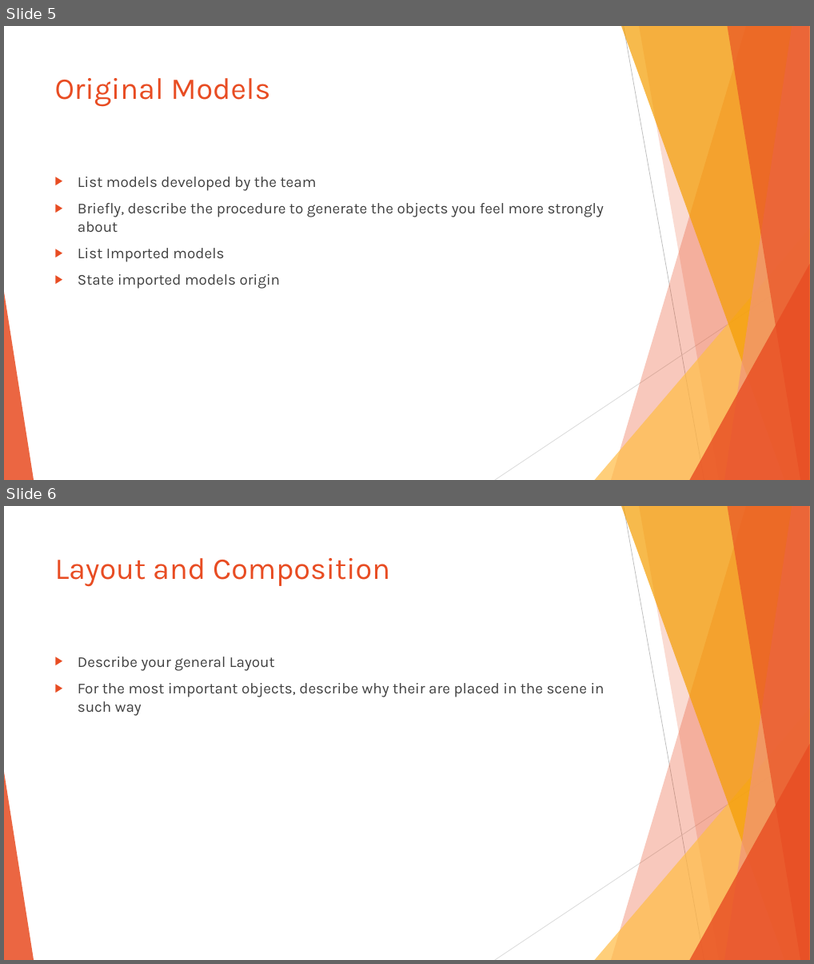
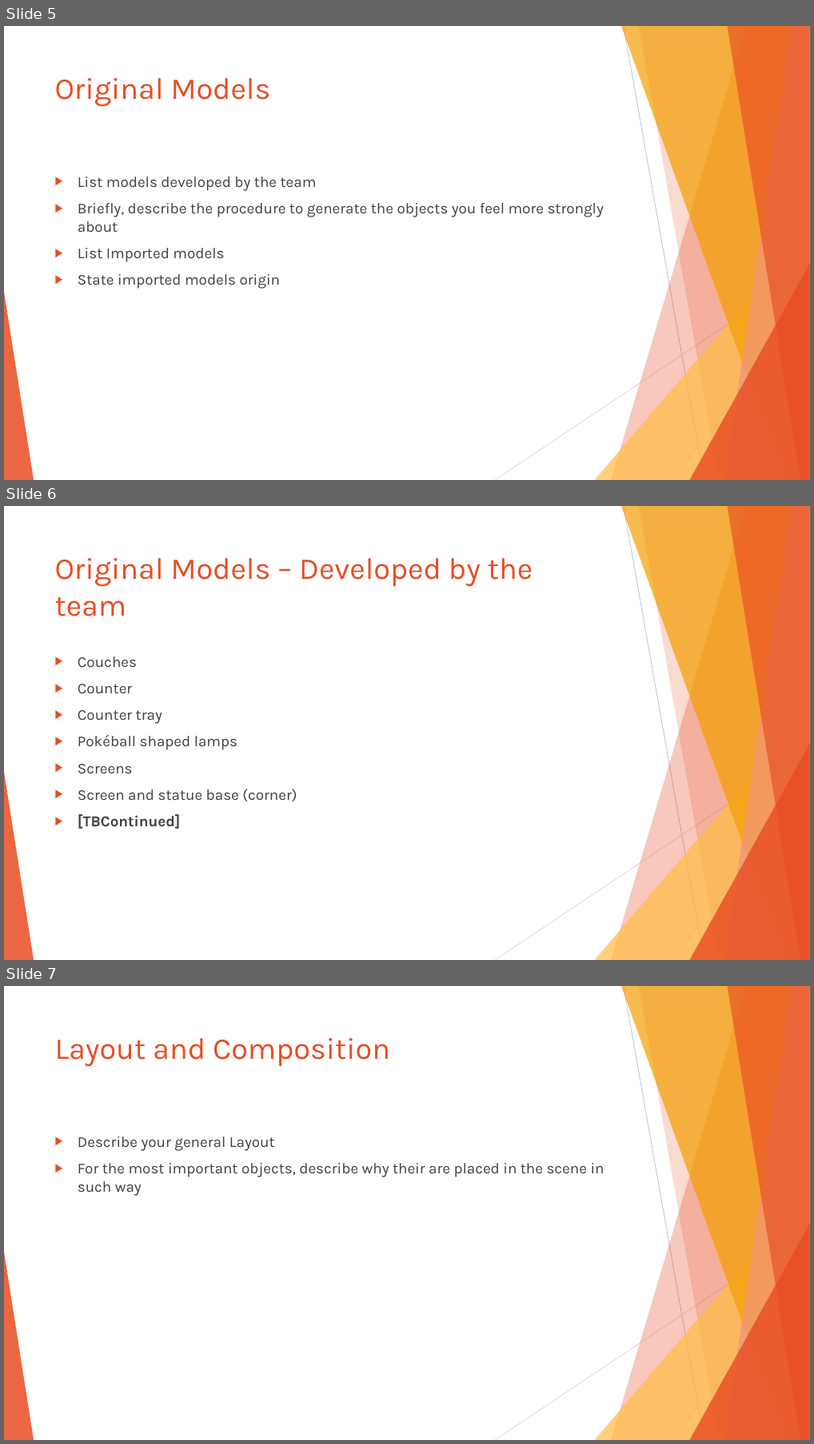
Before and after one commit to julio177/pokemon-center-3d, a slide deck: Blender Project Team Rocket.pptx. Shown one above the other, each under a label of ours: slides 5 and 6 before the commit, slides 5, 6 and 7 after it. The pictures are 814x964 and 814x1444 pixels, drawn with LibreOffice and Linux fonts; fonts in the diff are those of the drawing. Boxes give left, top, right and bottom in pixels: in the first picture for what was removed or moved away, otherwise in the second. Text is boxed around its words. In the diff, an @@ line names an element or a change of style, - is before the commit and + after.

```diff
--- a/Blender Project Team Rocket.pptx
+++ b/Blender Project Team Rocket.pptx
@@ slide 6 added at (4, 506, 810, 960), background #FFFFFF; not listed: 10 template elements that a slide beside it also shows @@
@@ title added at (55, 558, 533, 616), 36 pt, text #E84C22 @@
+Original Models – Developed by the team
@@ text added at (78, 656, 297, 828), 18 pt, text #404040 @@
+▶ Couches
+▶ Counter
+▶ Counter tray
+▶ Pokéball shaped lamps
+▶ Screens
+▶ Screen and statue base (corner)
+▶ [TBContinued]
@@ what was slide 6 is now slide 7 @@
```
Also in this commit, not shown: 2 other slides added, 2 slides removed, 1 other file.
